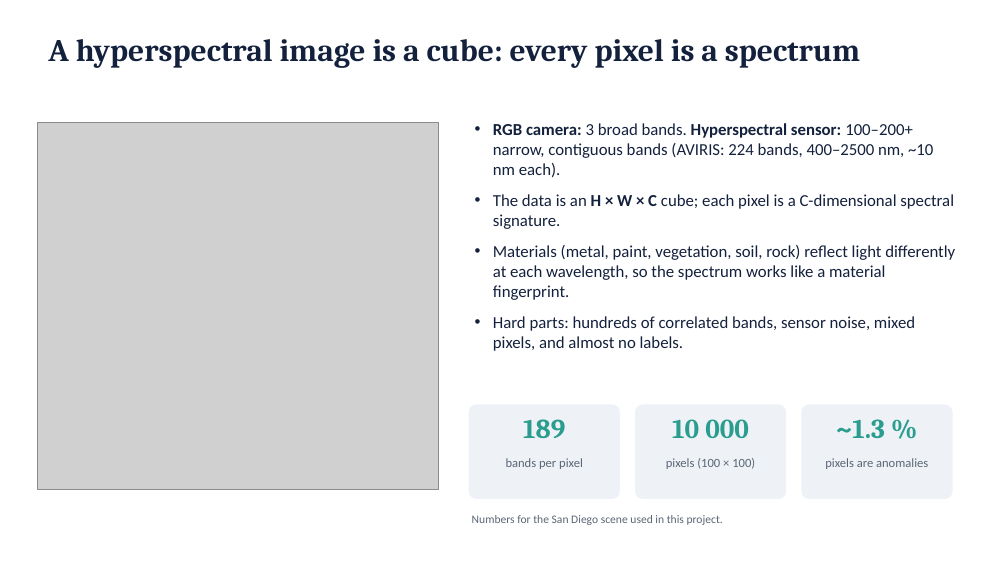
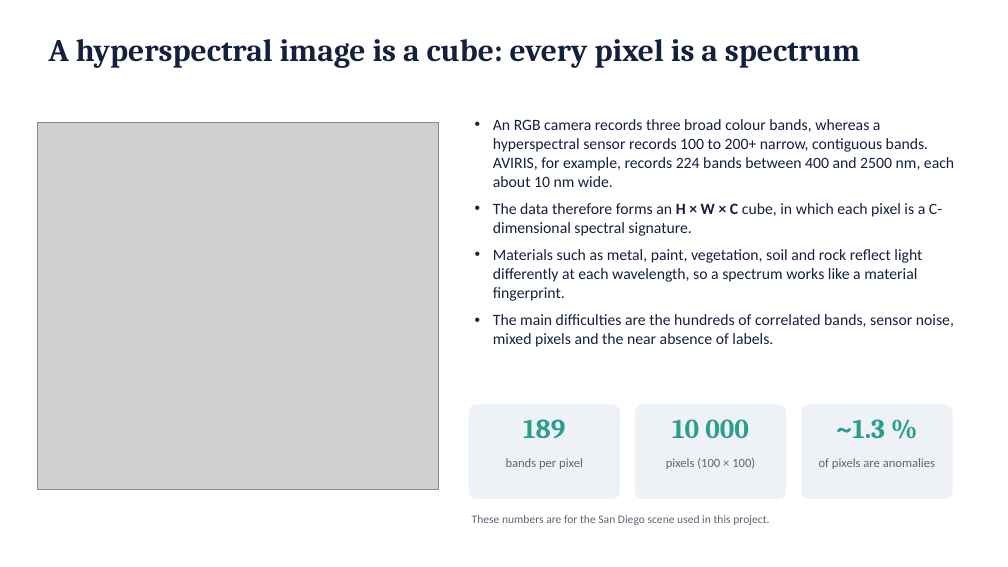
Before and after one commit to SaarthakG-Dtu/Hyperspectral_Anomaly_Detection, a slide deck: slide 3 of presentation/DMS2F-HAD_presentation.pptx. Drawn at 1008x567 pixels with LibreOffice and Linux fonts; fonts in the diff are those of the drawing; grey boxes stand for pictures. Boxes give left, top, right and bottom in pixels: in the first picture for what was removed or moved away, otherwise in the second. Text is boxed around its words. In the diff, an @@ line names an element or a change of style, - is before the commit and + after.

```diff
--- a/presentation/DMS2F-HAD_presentation.pptx
+++ b/presentation/DMS2F-HAD_presentation.pptx
@@ text at <box>493,119,954,347</box>: text changed; size 16 to 15 pt @@
-• RGB camera: 3 broad bands. Hyperspectral sensor: 100–200+ narrow, contiguous bands (AVIRIS: 224 bands, 400–2500 nm, ~10 nm each).
-• The data is an H × W × C cube; each pixel is a C-dimensional spectral signature.
-• Materials (metal, paint, vegetation, soil, rock) reflect light differently at each wavelength, so the spectrum works like a material fingerprint.
-• Hard parts: hundreds of correlated bands, sensor noise, mixed pixels, and almost no labels.
+• An RGB camera records three broad colour bands, whereas a hyperspectral sensor records 100 to 200+ narrow, contiguous bands. AVIRIS, for example, records 224 bands between 400 and 2500 nm, each about 10 nm wide.
+• The data therefore forms an H × W × C cube, in which each pixel is a C-dimensional spectral signature.
+• Materials such as metal, paint, vegetation, soil and rock reflect light differently at each wavelength, so a spectrum works like a material fingerprint.
+• The main difficulties are the hundreds of correlated bands, sensor noise, mixed pixels and the near absence of labels.
@@ text at <box>819,458,935,469</box>: text changed @@
-pixels are anomalies
+of pixels are anomalies
@@ text at <box>472,515,769,525</box>: text changed @@
-Numbers for the San Diego scene used in this project.
+These numbers are for the San Diego scene used in this project.
```
Also in this commit, not shown: 23 other slides changed, 1 slide added, 17 other files.
